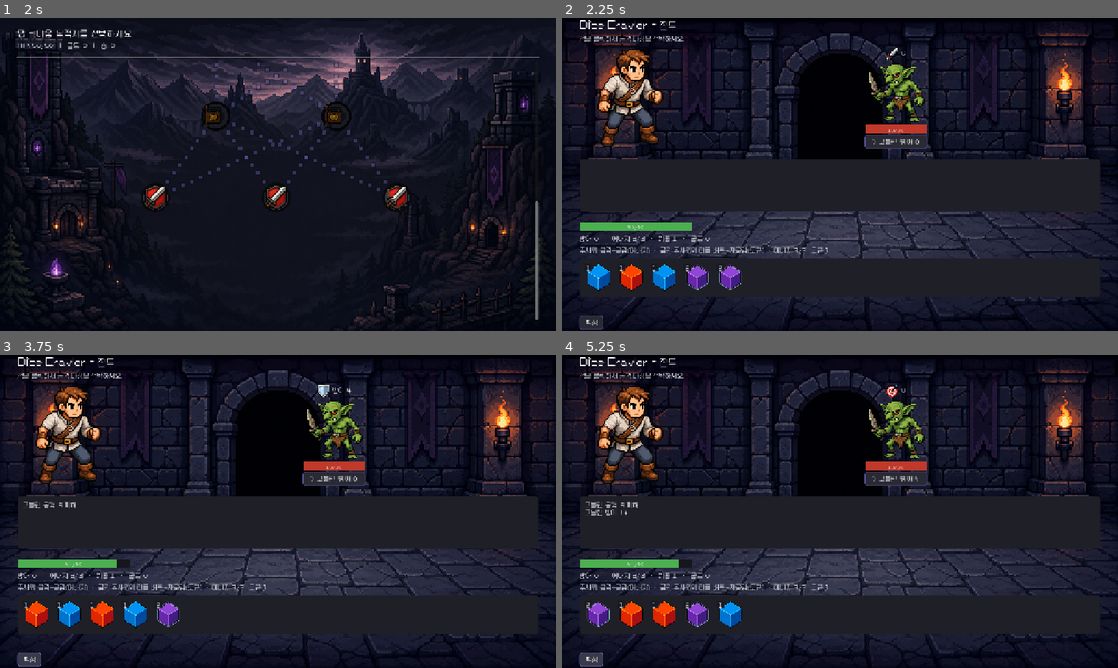
Above: before the commit, frames 1-4 (two rows, left to right).
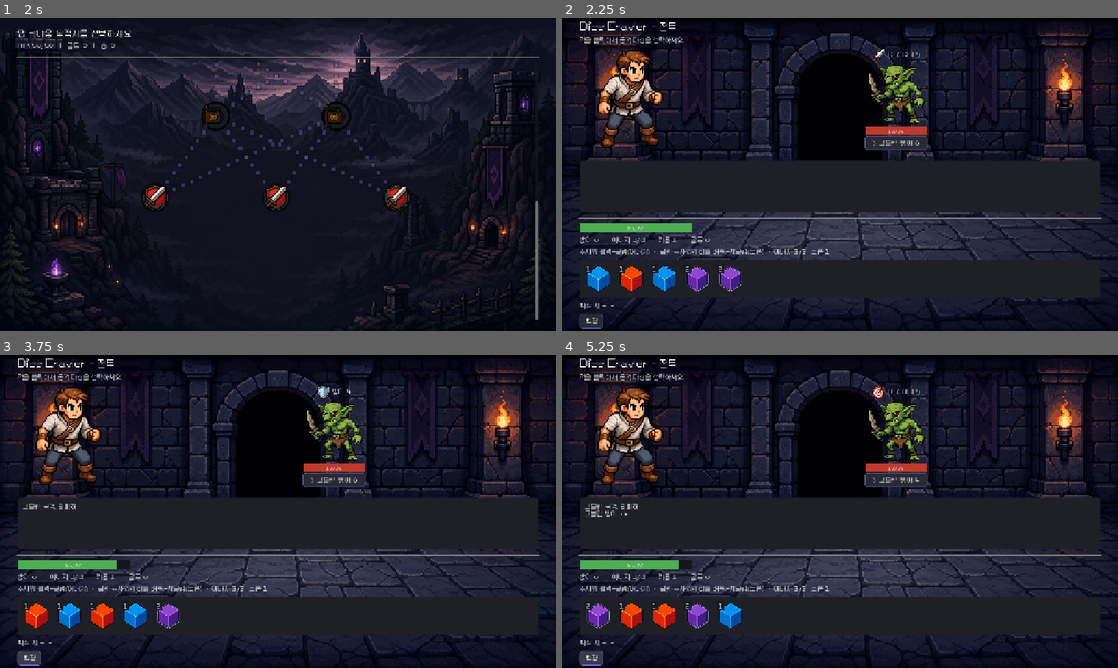
Above: after the commit, the same moments.

Repository: iamfreakin/Dice-Crawler
Game: Godot game, scene res://scenes/MainMenu.tscn
The game is run twice, just before and just after one commit, with the same random seed, the same clock (stepped at 60 frames per second) and the same inputs.
Inputs (mouse positions are in pixels of both pictures, inside the frame that each line leads up to):
- Up to frame 1 (2 s): click "게임 시작" at 0.5 s; tap Enter at 1.25 s; move the mouse to (400, 158) at 1.27 s; click (400, 158) at 1.42 s
- Up to frame 2 (2.25 s): tap Space at 2 s; drag from (728, 190) to (812, 237) at 2.02 s
- Up to frame 3 (3.75 s): click "> 고블린 방어 0" at 2.75 s; click "확정" at 3.5 s
- Up to frame 4 (5.25 s): click "> 고블린 방어 0" at 4.25 s; click "확정" at 5 s

Frame 1 is identical in both runs. In frame 2, 4.9% of the frame differs, in the area x 3-97%, y 0-100%; in frame 3, 5.0%; in frame 4, 5.1%.

Commit message:
feat(battle): Phase 2 정보 전달 — 예상 피해/방어 + 의도 결과 + 툴팁
- BattleOutcome.dealt(취약 반영 실제 피해), preview()를 UI에 연결
- 확정 시 예상 결과 실시간 표시(피해/방어/화상/약화/취약/토큰)
- 적 의도 "막고 나면 -HP" 미리 계산(방어 풀 순차 차감)
- 적 상태이상 툴팁

Diff:
--- a/scripts/battle/BattleManager.gd
+++ b/scripts/battle/BattleManager.gd
@@ -198,6 +198,10 @@
 	if o.burn > 0:
 		o.burn += GameManager.relic_value(RelicData.Effect.BURN_BOOST)
 
+	# 취약 반영 실제 피해 (이미 취약이거나 이번 턴 취약 부여 시 증폭) — 표시/미리보기용
+	var will_vuln: bool = (target != null and target.vulnerable > 0) or o.apply_vulnerable > 0
+	o.dealt = int(round(o.damage * EnemyInstance.VULNERABLE_MULT)) if will_vuln else o.damage
+
 	return o
 
 
--- a/scripts/battle/BattleOutcome.gd
+++ b/scripts/battle/BattleOutcome.gd
@@ -4,6 +4,7 @@
 ## 확정 = 이 값을 한 번 commit. 미리보기 = 같은 계산을 commit만 안 함.
 
 var damage: int = 0            ## 타겟에게 줄 데미지 (취약 미반영 원값)
+var dealt: int = 0             ## 취약 반영한 실제 피해 (표시/미리보기용, 적 방어 미반영)
 var block: int = 0             ## 플레이어 방어
 var burn: int = 0             ## 타겟에게 부여할 화상 (유물 보정 포함)
 var apply_weak: int = 0        ## 타겟 약화 지속 턴 (0=없음)
--- a/scripts/battle/BattleScreen.gd
+++ b/scripts/battle/BattleScreen.gd
@@ -287,7 +287,28 @@
 		_bm.player_block if _bm else 0, _bm.energy if _bm else 0, BattleManager.MAX_ENERGY,
 		GameManager.reroll_tokens, GameManager.gold
 	]
+	if not _ended and _bm != null:
+		_update_preview()
 	_update_buttons()
+
+
+## 확정 시 예상 결과 미리보기 (preview() 사용).
+func _update_preview() -> void:
+	var o := _bm.preview()
+	var parts: Array[String] = []
+	if o.dealt > 0:
+		parts.append("피해 %d" % o.dealt)
+	if o.block > 0:
+		parts.append("방어 %d" % o.block)
+	if o.burn > 0:
+		parts.append("화상 +%d" % o.burn)
+	if o.apply_weak > 0:
+		parts.append("약화")
+	if o.apply_vulnerable > 0:
+		parts.append("취약")
+	if o.token_gain > 0:
+		parts.append("토큰 +%d" % o.token_gain)
+	_result_label.text = "확정 시 →  " + (" · ".join(parts) if not parts.is_empty() else "-")
 
 
 ## HP 바 위젯 (배경 + 채움 + 수치 텍스트).
@@ -325,6 +346,11 @@
 
 	var enemies := _bm.get_enemies()
 	var target := _bm.current_target()
+	# 적 공격이 내 방어(이번 턴 굴린 방어 포함)를 깎고 남는 실제 HP 피해를 미리 계산
+	var block_pool: int = (_bm.player_block if _bm else 0)
+	if not _ended:
+		block_pool += _bm.preview().block
+
 	for i in enemies.size():
 		var e: EnemyInstance = enemies[i]
 		var col := VBoxContainer.new()
@@ -333,7 +359,12 @@
 		_enemy_box.add_child(col)
 
 		if not e.is_dead():
-			col.add_child(_make_intent_row(e.current_intent()))
+			var net := -1
+			var raw := _intent_attack_damage(e)
+			if raw >= 0:
+				net = maxi(0, raw - block_pool)
+				block_pool = maxi(0, block_pool - raw)
+			col.add_child(_make_intent_row(e.current_intent(), net))
 
 		var spr := _make_enemy_sprite(e)
 		if spr != null:
@@ -351,9 +382,33 @@
 			var status := e.status_text()
 			var status_part := ("  [%s]" % status) if status != "" else ""
 			btn.text = "%s%s  방어 %d%s" % [prefix, e.data.display_name, e.block, status_part]
+			if status != "":
+				btn.tooltip_text = _status_tooltip(e)
 			btn.disabled = _ended
 			btn.pressed.connect(_on_target_pressed.bind(i))
 		col.add_child(btn)
+
+
+## 적의 현재 의도가 공격이면 플레이어가 받을(약화 반영) 피해, 아니면 -1.
+func _intent_attack_damage(e: EnemyInstance) -> int:
+	var intent := e.current_intent()
+	if intent == null:
+		return -1
+	match intent.kind:
+		IntentData.IntentKind.CHARGE, IntentData.IntentKind.SNIPE, IntentData.IntentKind.EXPLODE:
+			return e.weakened(intent.value)
+	return -1
+
+
+func _status_tooltip(e: EnemyInstance) -> String:
+	var lines: Array[String] = []
+	if e.burn > 0:
+		lines.append("화상 %d: 매 턴 시작 시 %d 피해 후 1 감소" % [e.burn, e.burn])
+	if e.weak > 0:
+		lines.append("약화 %d: 공격력 ×0.75 (%d턴)" % [e.weak, e.weak])
+	if e.vulnerable > 0:
+		lines.append("취약 %d: 받는 피해 ×1.5 (%d턴)" % [e.vulnerable, e.vulnerable])
+	return "\n".join(lines)
 
 
 func _make_enemy_sprite(e: EnemyInstance) -> TextureRect:
@@ -371,7 +426,7 @@
 	return tr
 
 
-func _make_intent_row(intent: IntentData) -> HBoxContainer:
+func _make_intent_row(intent: IntentData, net_hp: int = -1) -> HBoxContainer:
 	var row := HBoxContainer.new()
 	row.alignment = BoxContainer.ALIGNMENT_CENTER
 	row.add_theme_constant_override("separation", 4)
@@ -379,7 +434,10 @@
 	if icon != null:
 		row.add_child(icon)
 	var lbl := Label.new()
-	lbl.text = _intent_value_text(intent)
+	var txt := _intent_value_text(intent)
+	if net_hp >= 0:
+		txt += "  (-%dHP)" % net_hp  # 막고 나면 실제로 받을 HP 피해
+	lbl.text = txt
 	row.add_child(lbl)
 	return row
 
Not shown, changed: CLAUDE.md
